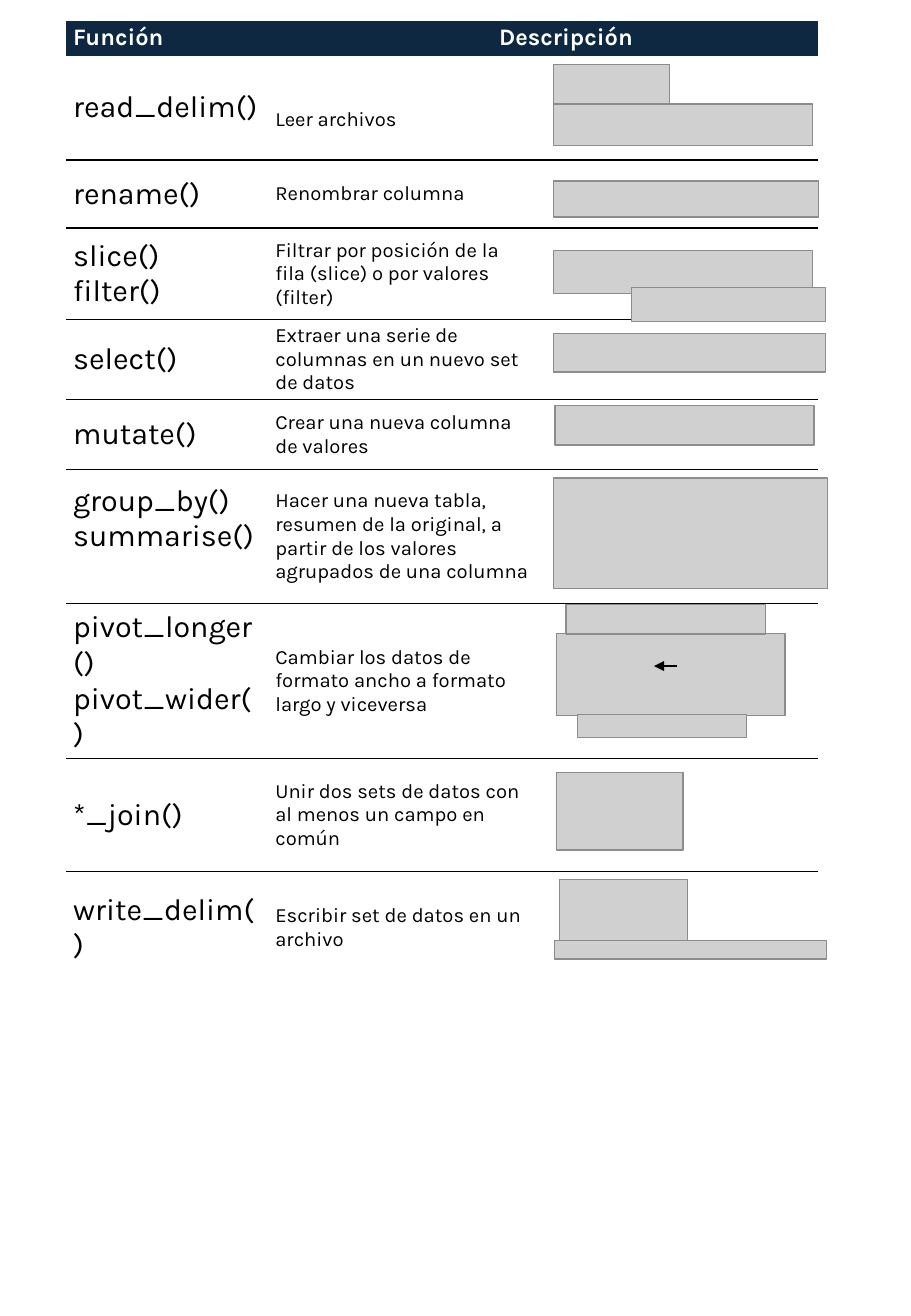
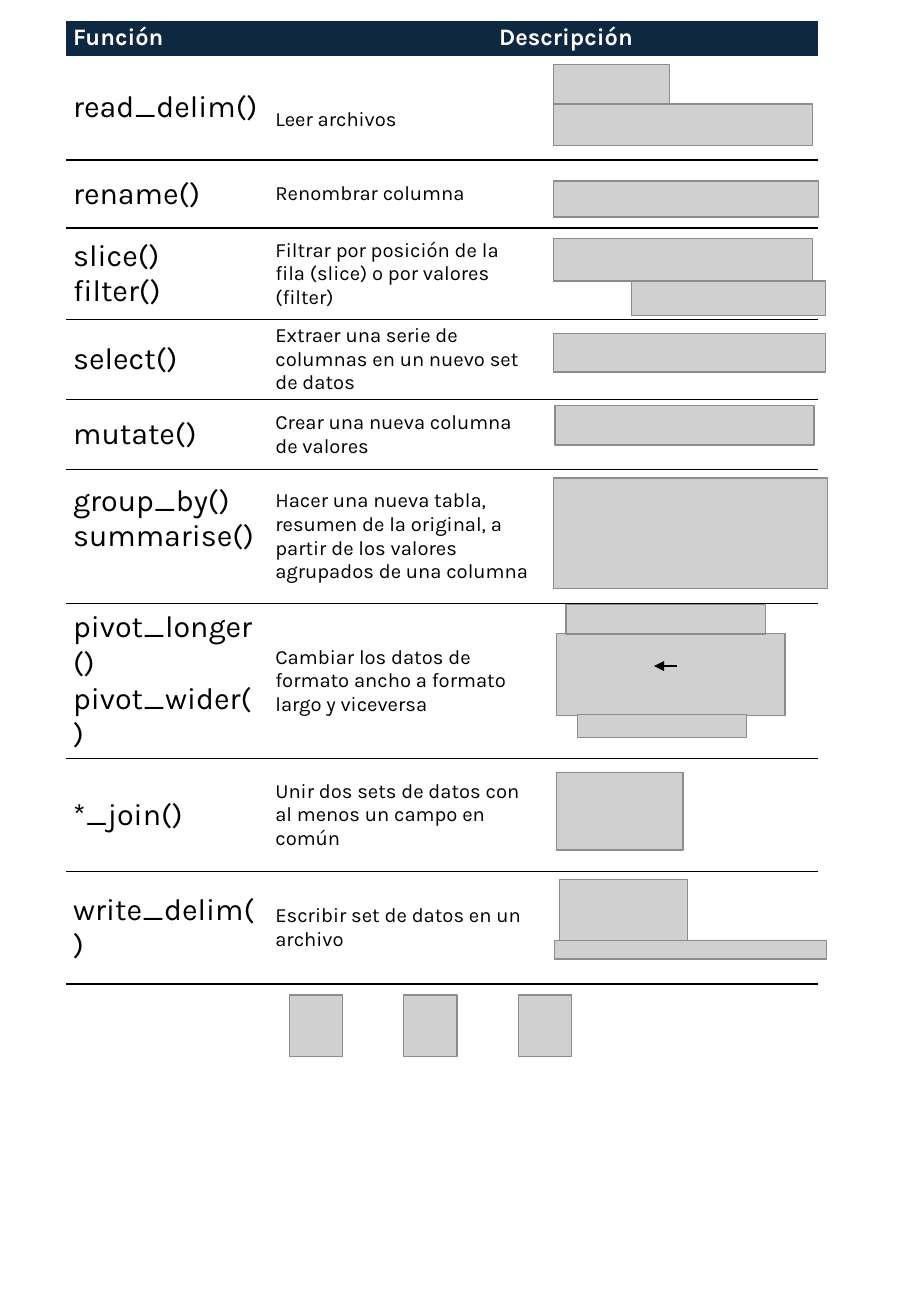
Before and after one commit to DatSciR/ciencia_datos_uah, a slide deck: slide 4 of images/resumen_funciones.pptx. Drawn at 911x1316 pixels with LibreOffice and Linux fonts; fonts in the diff are those of the drawing; grey boxes stand for pictures. Boxes give left, top, right and bottom in pixels: in the first picture for what was removed or moved away, otherwise in the second. Text is boxed around its words. In the diff, an @@ line names an element or a change of style, - is before the commit and + after.

```diff
--- a/images/resumen_funciones.pptx
+++ b/images/resumen_funciones.pptx
@@ table at [67,21,819,984] @@
@@ borders changed @@
@@ picture: place and size @@
-picture at [554,250,813,293]
+picture at [554,238,813,281]
@@ picture: place and size @@
-picture at [632,287,826,321]
+picture at [632,281,826,315]
@@ picture added at [289,995,343,1056] @@
@@ picture added at [404,995,458,1056] @@
@@ picture added at [519,995,572,1056] @@
```
Also in this commit, not shown: 1 other slide changed, 3 other files.
